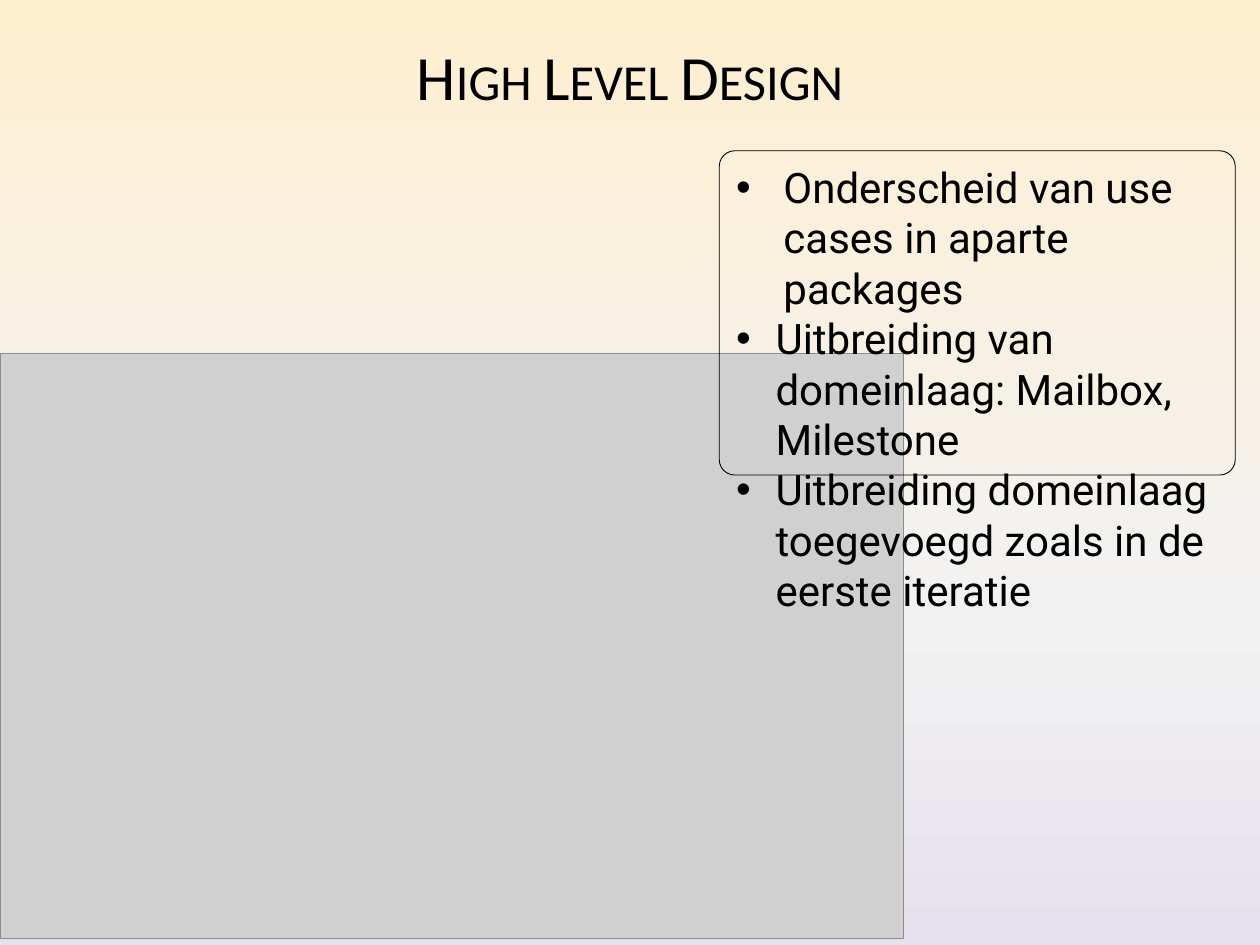
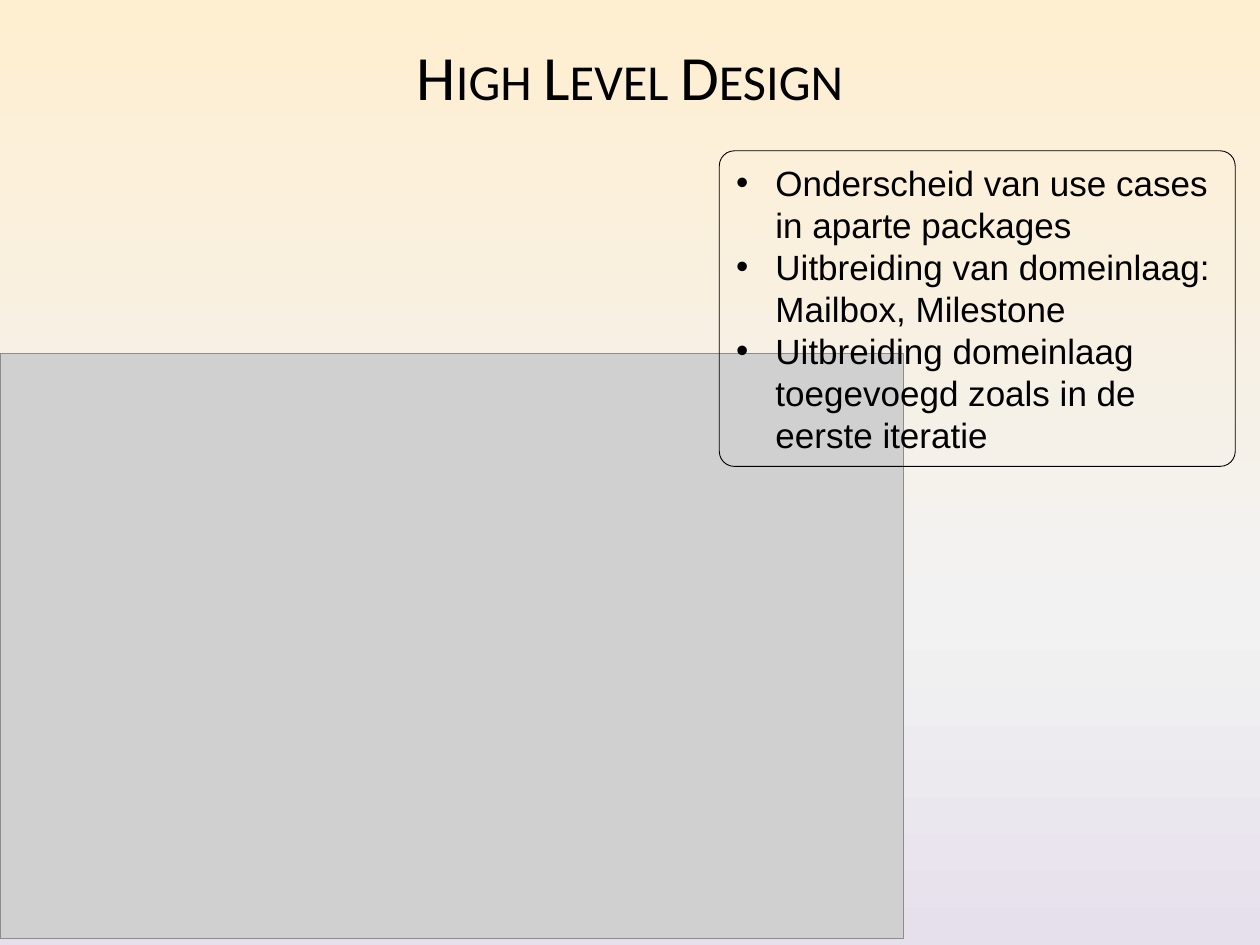
Before and after one commit to Nickelium/Software-Development, a slide deck: slide 3 of Presentaties/Iteratie 2/SWOP Presentatie 2 Inhoud.pptx. Drawn at 1260x945 pixels with LibreOffice and Linux fonts; fonts in the diff are those of the drawing; grey boxes stand for pictures. Boxes give left, top, right and bottom in pixels: in the first picture for what was removed or moved away, otherwise in the second. Text is boxed around its words. In the diff, an @@ line names an element or a change of style, - is before the commit and + after.

```diff
--- a/Presentaties/Iteratie 2/SWOP Presentatie 2 Inhoud.pptx
+++ b/Presentaties/Iteratie 2/SWOP Presentatie 2 Inhoud.pptx
@@ rounded rectangle "Onderscheid van use cases in ...": place and size @@
-rounded rectangle "Onderscheid van use cases in ..." at [719, 151, 1235, 475]
+rounded rectangle "Onderscheid van use cases in ..." at [719, 151, 1235, 466]
@@ rounded rectangle "Onderscheid van use cases in ..." at [719, 151, 1235, 466]: size 24 to 20 pt, font Roboto to Arial; indent changed @@
```
Also in this commit, not shown: 8 other slides changed.
